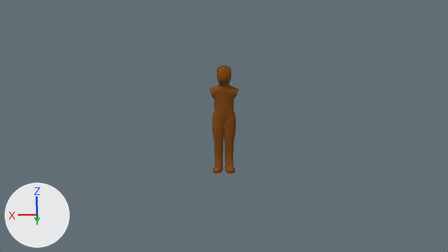
What one commit did to the Blender file blend/models.blend.
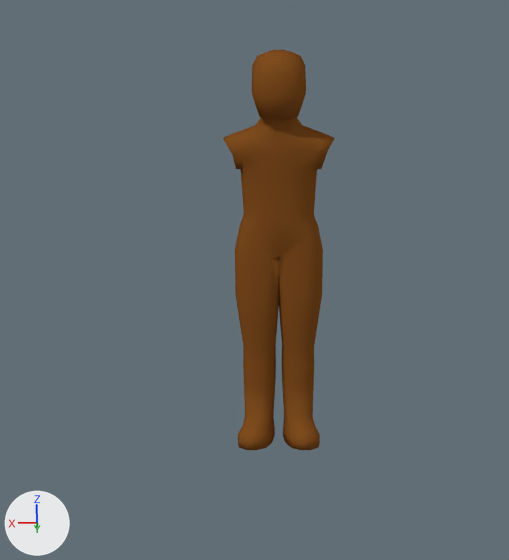
Each version appears first from the file's camera 'Camera', and next in a close-up on the part from 33% to 64% of the width and 21% to 81% of the height. Lighting does not change. The marker at lower left points along +X, +Y and +Z.
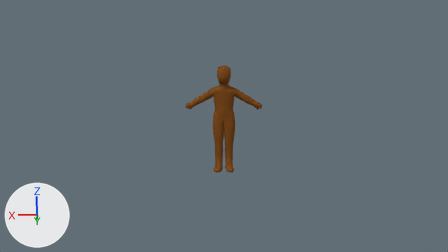
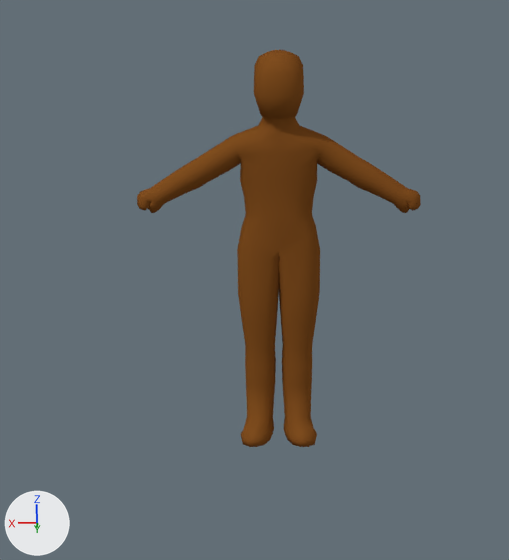
Where the change shows, as pixel boxes [x1, y1, x2, y2] in the close-ups (509 x 560 px; the box of a moved part takes in the faces that stretch with it):
'Cube', reshaped, modifiers changed (152% wider): before [223, 50, 335, 450]; after [137, 50, 421, 447]
part 1 of me_cube_001, built on: before [223, 125, 335, 200]; after [137, 126, 421, 213]
part 2 of me_cube_001, moved or reshaped: before [252, 66, 306, 119]; after [254, 66, 304, 118]

What changed in the scene script:
```text
Change me_cube_001:
    used by ob_cube; location = (0.0, 0.0, 0.0)
    verts and faces of me_cube_001; kept vertices keep their numbers, new ones are numbered from 259
    before: 13 (-0.1, 0.08, 1.55), 15 (-0.1, -0.07, 1.55)
    remove me_cube_001.from_pydata(...)  # 259 vertices, 251 faces; spans x -0.22..0.0, y -0.11..0.26, z 0.0..1.7
    add me_cube_001.from_pydata(...)  # 392 vertices, 384 faces; spans x -0.61..0.0, y -0.11..0.26, z 0.0..1.7
    me_cube_001 part 1
    2 faces are deleted
    7 vertices in x -0.15..0.0, y -0.08..0.08, z 1.17 move by (0.0, 0.0, -0.03)
    3 vertices in x -0.17..-0.12, y -0.08..0.05, z 1.21..1.28 move by (0.0, 0.0, 0.02)
    3 vertices in x -0.21..-0.19, y -0.08..-0.07, z 1.27..1.32 move by (0.01, 0.02, 0.0)
    3 vertices in x -0.15..-0.12, y 0.04..0.06, z 1.22..1.25 move by (-0.01, 0.0, 0.02)
    22 vertices move from x -0.22..0.0, y -0.08..0.07, z 1.17..1.32 to x -0.2..0.0, y -0.09..0.07, z 1.14..1.33
    121 vertices are added at x -0.61..-0.24, y -0.05..0.06, z 1.01..1.27
    7 new vertices lie (-0.07, 0.01, -0.04) away from vertices in x -0.22..-0.17, y -0.08..0.02, z 1.21..1.31
    5 new vertices lie (-0.09, 0.01, -0.05) away from vertices in x -0.27..-0.24, y -0.05..-0.01, z 1.19..1.26
    135 new faces join them
    me_cube_001 part 2
    add verts[13] = (-0.09, 0.08, 1.55)  # moved
    add verts[15] = (-0.09, -0.07, 1.55)  # moved
Change ob_cube:
    where _m = ob_cube.modifiers.new('Solidify', 'SOLIDIFY')
    add _m.nonmanifold_thickness_mode = 'FIXED'
```
